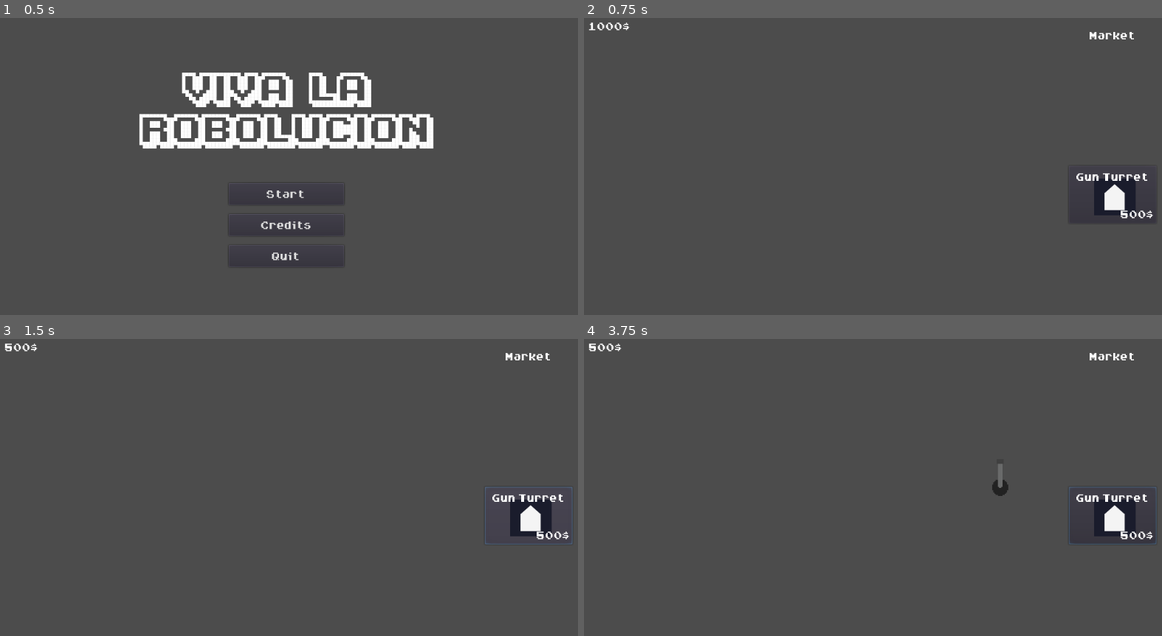
Above: before the commit, frames 1-4 (two rows, left to right).
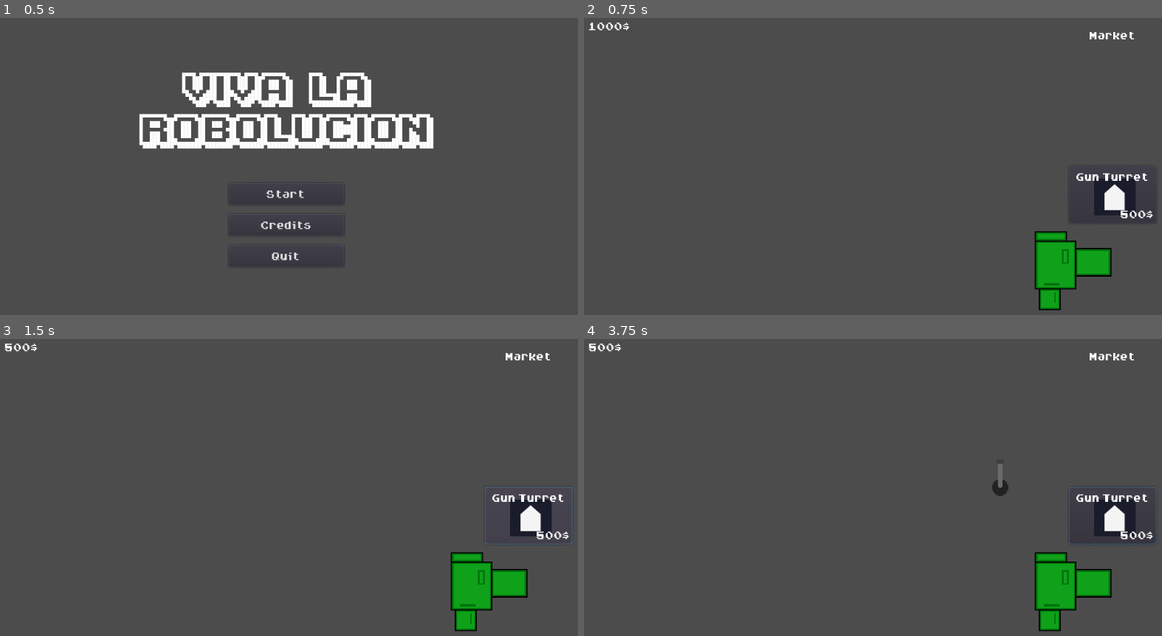
Above: after the commit, the same moments.

Repository: Godot-Wild-Jam-22-Team/TowerDefense
Game: Godot game, scene res://GUI/StartScreen.tscn
Same seed, same stepped clock (60 frames per second), same inputs: the game is played once before the commit and once after it.
Inputs (mouse positions are in pixels of both pictures, inside the frame that each line leads up to):
- Up to frame 1 (0.5 s): no input
- Up to frame 2 (0.75 s): click "Start" at 0.5 s
- Up to frame 3 (1.5 s): click "Gun Turret" at 1.25 s
- Up to frame 4 (3.75 s): click "Gun Turret" at 2 s; click "Gun Turret" at 2.75 s; tap Enter at 3.5 s; move the mouse to (1000, 487) at 3.52 s; press the mouse at (1000, 487) at 3.53 s

Frame 1 is identical in both runs. In frame 2, 2.2% of the frame differs, in the area x 78-92%, y 71-99%; in frame 3, 2.2%; in frame 4, 2.2%.

Commit message:
Added base
also put a temporary take damage in drag object

Diff:
--- /dev/null
+++ b/GWJ22/Base.gd
@@ -0,0 +1,5 @@
+extends DamageableObject
+class_name Base
+
+func _ready() -> void:
+	health = 100 #force intialization to update progress bar
--- /dev/null
+++ b/GWJ22/Base.tscn
@@ -0,0 +1,18 @@
+[gd_scene load_steps=5 format=2]
+
+[ext_resource path="res://DamageableObject.tscn" type="PackedScene" id=1]
+[ext_resource path="res://Assets/Sprites/Main Base.png" type="Texture" id=2]
+[ext_resource path="res://Base.gd" type="Script" id=3]
+
+[sub_resource type="ConvexPolygonShape2D" id=1]
+points = PoolVector2Array( -23, -42, -23, 24, -18, 24, -18, 48, 6, 48, 6, 24, 24, 24, 24, 9, 65, 9, 65, -23, 24, -23, 24, -32, 14, -32, 14, -42 )
+
+[node name="Base" instance=ExtResource( 1 )]
+script = ExtResource( 3 )
+
+[node name="Sprite" type="Sprite" parent="." index="0"]
+scale = Vector2( 0.1, 0.1 )
+texture = ExtResource( 2 )
+
+[node name="CollisionShape2D" parent="." index="1"]
+shape = SubResource( 1 )
--- a/GWJ22/Defenses/Turrets/Turret.gd
+++ b/GWJ22/Defenses/Turrets/Turret.gd
@@ -37,3 +37,16 @@
 	._process(_delta) #call parent execution to allow drag
 	if(has_focused_enemy == true):
 		shoot()
+
+# Aftermarket health management ( I want to make draggable a child of damageable)
+var health := 4 setget set_health # 10 for
+
+func take_damage(value: int = 1) -> void:
+	health -= value
+
+func set_health(value) -> void:
+	health = max(0, value)
+	#call update on progress bar
+	if health <= 0:
+		print("Turret dead")
+		queue_free() #and any animation
--- a/GWJ22/Foes/Foe.gd
+++ b/GWJ22/Foes/Foe.gd
@@ -68,9 +68,9 @@
 
 # bullets should implement an attack method too when touching an area in foe group
 
-func attack(target: DamageableObject) -> void:
+func attack(target: Area2D) -> void:
 	#bounce animation
-	#target.take_damage(ATTACK_POWER)
+	target.take_damage(ATTACK_POWER)
 	pass
 
 func _on_View_area_entered(area: Area2D) -> void:
--- a/GWJ22/Game.gd
+++ b/GWJ22/Game.gd
@@ -5,7 +5,6 @@
 onready var marketplace := $MarketLayer/Marketplace
 
 export (PackedScene) var enemy_scene
-var base_position := Vector2(850.0, 300.0) #replace with actual base
 
 enum State {WAVE, MARKET}
 var current_state = State.MARKET setget set_state
@@ -52,6 +51,7 @@
 
 func _start_wave(enemies_count: int = 3) -> void:
 	randomize()
+	var base_position = $Base.global_position
 	for i in enemies_count:
 		var new_enemy : Foe = enemy_scene.instance()
 		$Enemies.add_child(new_enemy)
--- a/GWJ22/Game.tscn
+++ b/GWJ22/Game.tscn
@@ -7,6 +7,7 @@
 [ext_resource path="res://Assets/Themes/Base_theme.tres" type="Theme" id=5]
 [ext_resource path="res://GUI/WalletLabel.gd" type="Script" id=6]
 [ext_resource path="res://Foes/Foe.tscn" type="PackedScene" id=7]
+[ext_resource path="res://Base.tscn" type="PackedScene" id=8]
 
 [node name="Game" type="Node"]
 script = ExtResource( 1 )
@@ -56,5 +57,9 @@
 
 [node name="Wallet" type="Node" parent="."]
 script = ExtResource( 4 )
+
+[node name="Base" parent="." instance=ExtResource( 8 )]
+position = Vector2( 832, 448 )
+scale = Vector2( 1.5, 1.5 )
 [connection signal="timeout" from="MarketplaceTimer" to="." method="_on_MarketplaceTimer_timeout"]
 [connection signal="amount_changed" from="Wallet" to="MarketLayer/MarketHUD/WalletLabel" method="_on_Wallet_amount_changed"]
--- a/GWJ22/project.godot
+++ b/GWJ22/project.godot
@@ -9,6 +9,11 @@
 config_version=4
 
 _global_script_classes=[ {
+"base": "DamageableObject",
+"class": "Base",
+"language": "GDScript",
+"path": "res://Base.gd"
+}, {
 "base": "Area2D",
 "class": "DamageableObject",
 "language": "GDScript",
@@ -60,6 +65,7 @@
 "path": "res://Wallet.gd"
 } ]
 _global_script_class_icons={
+"Base": "",
 "DamageableObject": "",
 "DraggableObject": "",
 "Foe": "",
Binary file added: GWJ22/Assets/Sprites/Main Base.png
Not shown, added: GWJ22/Assets/Sprites/Main Base.png.import
Not shown: 1 places in GWJ22/Game.tscn that only renumber resources
